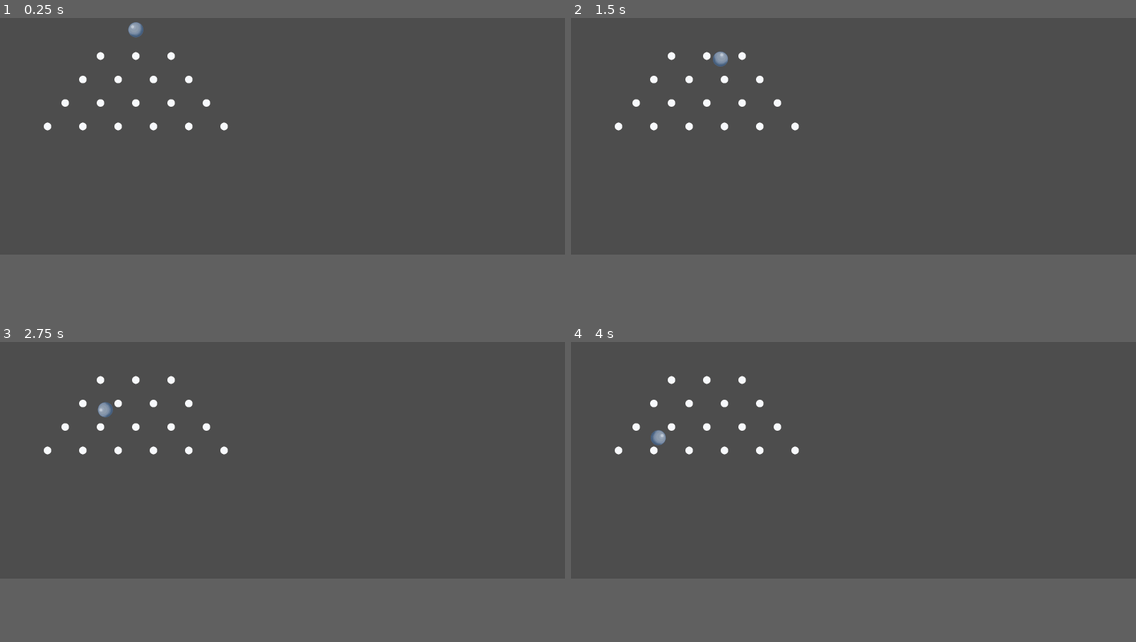
Above: before the commit, frames 1-4 (two rows, left to right).
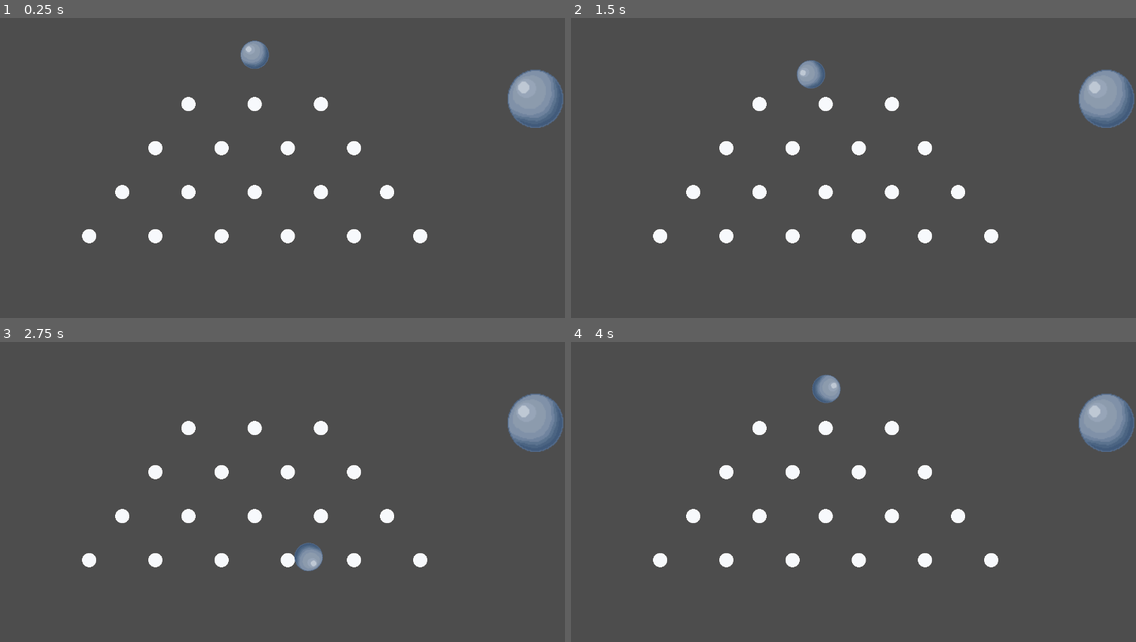
Above: after the commit, the same moments.

Repository: FiCeHo/Plink-go
Game: Godot game, scene res://game.tscn
Same seed, same stepped clock (60 frames per second), same inputs: the game is played once before the commit and once after it.
Inputs (mouse positions are in pixels of both pictures, inside the frame that each line leads up to):
- Up to frame 1 (0.25 s): no input
- Up to frame 2 (1.5 s): tap Enter at 0.5 s; move the mouse to (977, 114) at 0.52 s; press the mouse at (977, 114) at 0.53 s; move the mouse to (740, 141) at 1.27 s; release the mouse at (740, 141) at 1.28 s; click (740, 141) at 1.35 s
- Up to frame 3 (2.75 s): move the mouse to (339, 396) at 2.02 s; press the mouse at (339, 396) at 2.03 s
- Up to frame 4 (4 s): move the mouse to (825, 504) at 2.77 s; release the mouse at (825, 504) at 2.78 s; click (825, 504) at 2.85 s; move the mouse to (1023, 489) at 3.52 s; press the mouse at (1023, 489) at 3.53 s
The window is 800x360 before the commit and 800x450 after it. Grey fills any space a smaller window leaves; there, only what the larger window draws over its background counts as a difference.

The runs differ from the first frame. In frame 1, 4.3% of the frame differs, in the area x 7-100%, y 1-76%; in frame 2, 4.3%; in frame 3, 4.3%; in frame 4, 4.3%, in the area x 7-100%, y 10-76%.

Commit message:
Spawnear mas pelotas, ajustes de resolucion y destruir las pelotas

Diff:
--- /dev/null
+++ b/plink-go!/game.gd
@@ -0,0 +1,18 @@
+extends Node
+
+@export var player_scene: PackedScene
+
+func _on_touch_screen_button_2_pressed():
+	# Create a new instance of the player scene.
+	var player = player_scene.instantiate()
+
+	# Set the player's position to the random location.
+	player.global_position.x = 577
+	player.global_position.y = 122
+
+	# Choose the velocity for the player.
+	#var velocity = Vector2(randf_range(150.0, 250.0), 0.0)
+	#player.linear_velocity = velocity.rotated(direction)
+
+	# Spawn the player by adding it to the Main scene.
+	add_child(player)
--- a/plink-go!/game.tscn
+++ b/plink-go!/game.tscn
@@ -1,12 +1,19 @@
-[gd_scene load_steps=4 format=3 uid="uid://ddyy5w7ux36uw"]
+[gd_scene load_steps=7 format=3 uid="uid://ddyy5w7ux36uw"]
 
 [ext_resource type="PackedScene" uid="uid://ki6r087tju3x" path="res://pin.tscn" id="1_e2o6t"]
+[ext_resource type="Script" uid="uid://cmlphfg306x4b" path="res://game.gd" id="1_feb5d"]
 [ext_resource type="PackedScene" uid="uid://cpkx3tyqn2kuw" path="res://player.tscn" id="2_feb5d"]
+[ext_resource type="Texture2D" uid="uid://b530di1sp684b" path="res://ball.png" id="4_fc0e3"]
 
 [sub_resource type="RectangleShape2D" id="RectangleShape2D_e2o6t"]
 size = Vector2(1150, 1000)
 
+[sub_resource type="CircleShape2D" id="CircleShape2D_fc0e3"]
+radius = 30.28
+
 [node name="Game" type="Node2D"]
+script = ExtResource("1_feb5d")
+player_scene = ExtResource("2_feb5d")
 
 [node name="TouchScreenButton" type="TouchScreenButton" parent="."]
 position = Vector2(577, 264)
@@ -17,7 +24,9 @@
 position = Vector2(577, 234)
 
 [node name="Player" parent="." instance=ExtResource("2_feb5d")]
+z_index = 7
 position = Vector2(577, 122)
+scale = Vector2(0.4, 0.4)
 
 [node name="Pin2" parent="." instance=ExtResource("1_e2o6t")]
 position = Vector2(727, 234)
@@ -69,3 +78,12 @@
 
 [node name="Pin18" parent="." instance=ExtResource("1_e2o6t")]
 position = Vector2(202, 534)
+
+[node name="TouchScreenButton2" type="TouchScreenButton" parent="."]
+position = Vector2(1150, 156)
+scale = Vector2(1.96875, 2.0625)
+texture_normal = ExtResource("4_fc0e3")
+shape = SubResource("CircleShape2D_fc0e3")
+action = "ui_copy"
+
+[connection signal="pressed" from="TouchScreenButton2" to="." method="_on_touch_screen_button_2_pressed"]
--- a/plink-go!/player.gd
+++ b/plink-go!/player.gd
@@ -1,29 +1,38 @@
-extends RigidBody2D
+extends Node2D
 
 var isSetup = true
 var initial_position: Vector2
 var fallThreshold = 700
+var limit = 4
 
 func _ready():
-	initial_position = global_position
+	initial_position = get_node("RigidBody2D").global_position
 
 func _physics_process(delta):
 	if isSetup:
 		if Input.is_action_pressed("ui_touch"):
-			gravity_scale = 3.5
+			get_node("RigidBody2D").gravity_scale = 3.5
 			isSetup = false
-			angular_velocity = randf_range(-5, 5)
+			while get_node("RigidBody2D").angular_velocity == 0:
+				get_node("RigidBody2D").angular_velocity = randf_range(-5, 5)
 		else:
 			_process(delta)
 
 func _process(delta):
-	if global_position.y > fallThreshold:
+	if get_node("RigidBody2D").global_position.y > fallThreshold:
 		respawn()
+		if limit == 0:
+			queue_free()
+		else:
+			limit -= 1
 
 func respawn():
-	global_position = initial_position
-	gravity_scale = 0.0
-	linear_velocity = Vector2.ZERO
-	angular_velocity = 0
+	get_node("RigidBody2D").global_position = initial_position
+	get_node("RigidBody2D").gravity_scale = 0.0
+	get_node("RigidBody2D").linear_velocity = Vector2.ZERO
+
+	get_node("RigidBody2D").angular_velocity = 0
 	rotation = 0
+	#isSetup = true
+
 	isSetup = true
--- a/plink-go!/player.tscn
+++ b/plink-go!/player.tscn
@@ -10,11 +10,12 @@
 radius = 33.0
 
 [node name="Player" type="Node2D"]
+script = ExtResource("1_onrkg")
 
 [node name="RigidBody2D" type="RigidBody2D" parent="."]
+collision_layer = 2
 physics_material_override = SubResource("PhysicsMaterial_onrkg")
 gravity_scale = 0.0
-script = ExtResource("1_onrkg")
 
 [node name="Sprite2D" type="Sprite2D" parent="RigidBody2D"]
 texture = ExtResource("1_4flbx")
--- a/plink-go!/project.godot
+++ b/plink-go!/project.godot
@@ -17,8 +17,10 @@
 
 [display]
 
-window/size/viewport_width=2400
-window/size/viewport_height=1080
+window/size/viewport_width=1280
+window/size/viewport_height=720
+window/stretch/mode="viewport"
+window/stretch/aspect="expand"
 
 [input]
 
Not shown, changed: plink-go!/export_presets.cfg
Not shown, added: plink-go!/game.gd.uid
Not shown, added: plink-go!/Plink-go!.apk
Not shown, added: plink-go!/Plink-go!.apk.idsig
